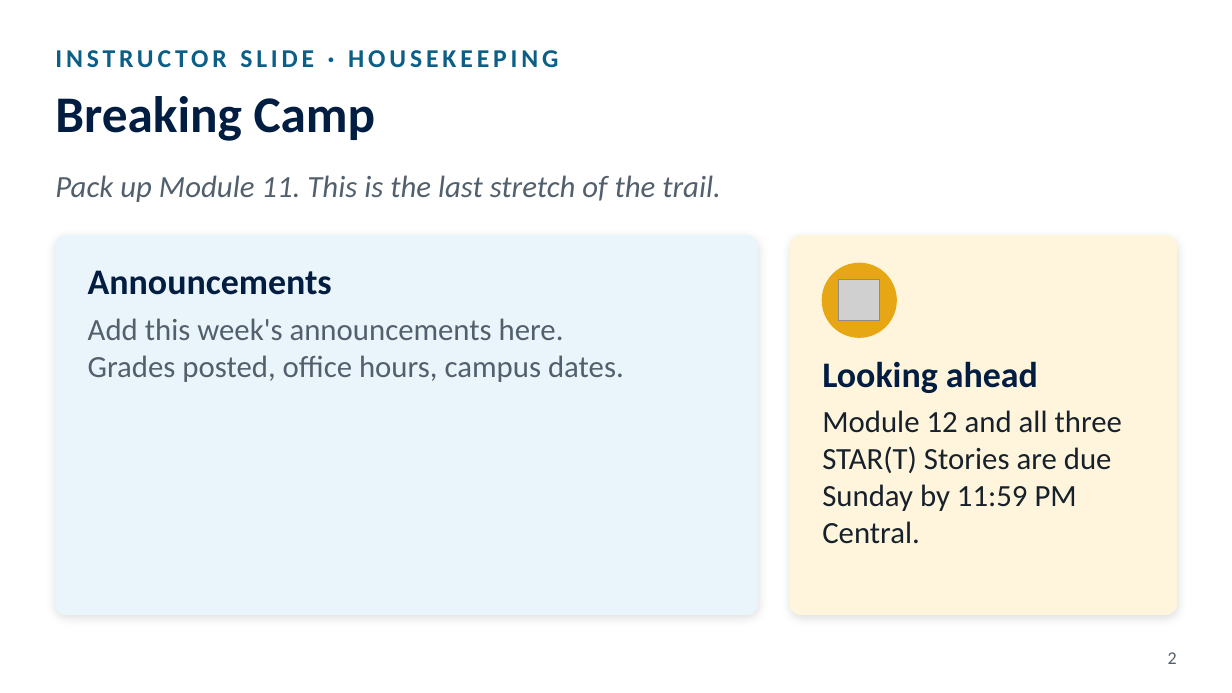
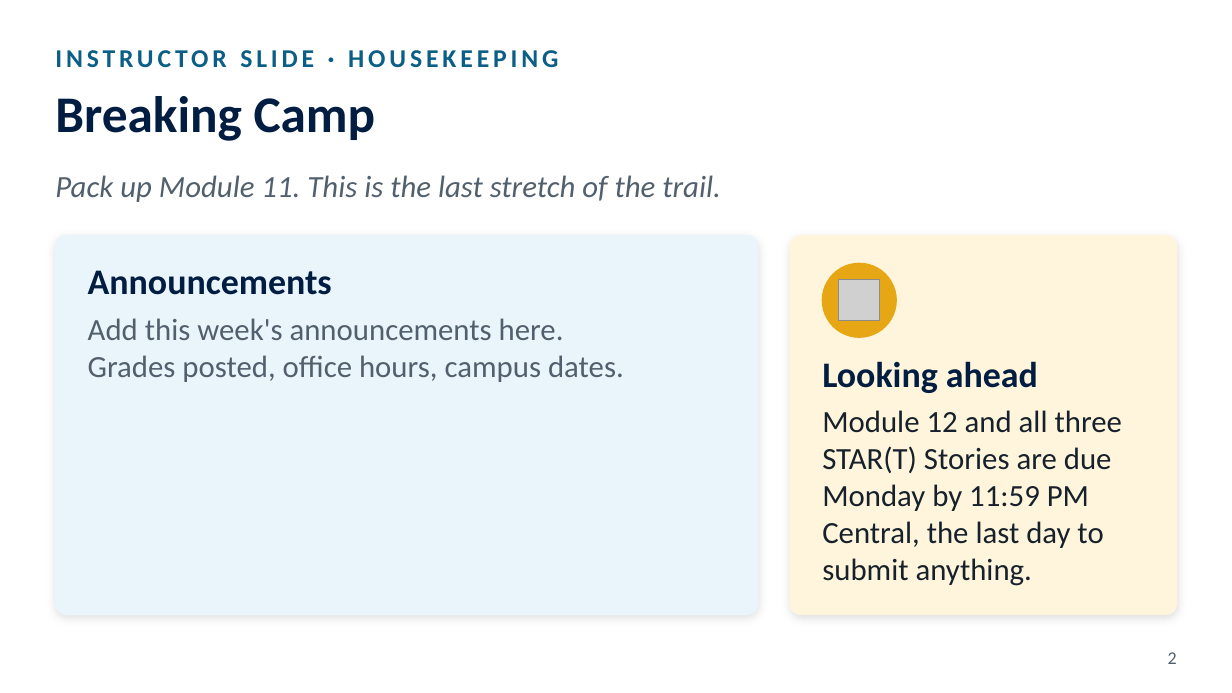
Before and after one commit to octc-instructional-design/FYE100-pathfinder-guidebook, a slide deck: slide 2 of downloads/slides/FYE100-Module12-Instructor-Slides.pptx. Drawn at 1232x693 pixels with LibreOffice and Linux fonts; fonts in the diff are those of the drawing; grey boxes stand for pictures. Boxes give left, top, right and bottom in pixels: in the first picture for what was removed or moved away, otherwise in the second. Text is boxed around its words. In the diff, an @@ line names an element or a change of style, - is before the commit and + after.

```diff
--- a/downloads/slides/FYE100-Module12-Instructor-Slides.pptx
+++ b/downloads/slides/FYE100-Module12-Instructor-Slides.pptx
@@ text at bbox=[822, 410, 1122, 586]: text changed @@
-Module 12 and all three STAR(T) Stories are due Sunday by 11:59 PM Central.
+Module 12 and all three STAR(T) Stories are due Monday by 11:59 PM Central, the last day to submit anything.
```
Also in this commit, not shown: 1 other slide changed, 12 other files.
